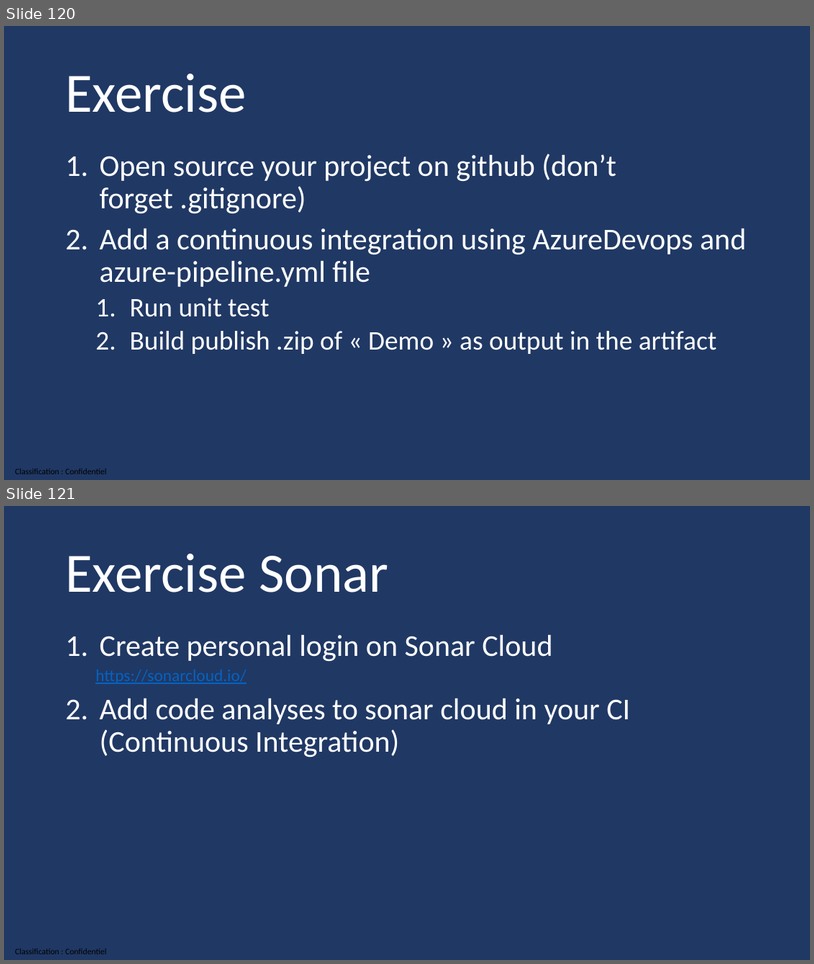
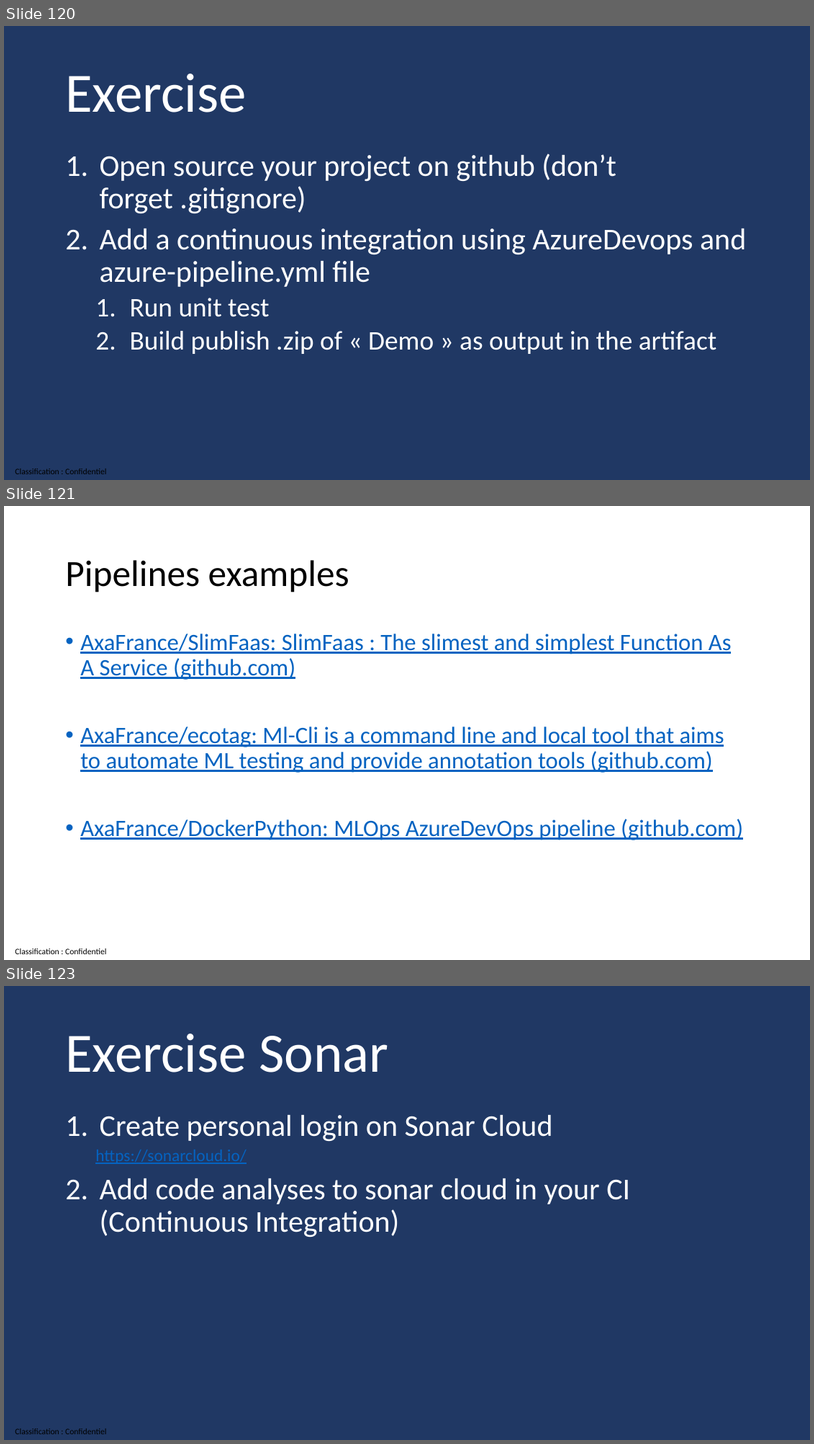
Before and after one commit to guillaume-chervet/course.dotnet, a slide deck: documentations/dotnet8.pptx. Shown one above the other, each under a label of ours: slides 120 and 121 before the commit, slides 120, 121 and 123 after it; the slides between them are not shown. The pictures are 814x964 and 814x1444 pixels, drawn with LibreOffice and Linux fonts; fonts in the diff are those of the drawing. Boxes give left, top, right and bottom in pixels: in the first picture for what was removed or moved away, otherwise in the second. Text is boxed around its words. In the diff, an @@ line names an element or a change of style, - is before the commit and + after.

```diff
--- a/documentations/dotnet8.pptx
+++ b/documentations/dotnet8.pptx
@@ slide 121 added at <box>4,506,810,960</box>, background #FFFFFF; not listed: 1 template element that a slide beside it also shows @@
@@ title added at <box>65,560,350,592</box>, 44 pt, text #000000 @@
+Pipelines examples
@@ text added at <box>80,633,743,840</box>, 28 pt, text #0563C1, underline @@
+• AxaFrance/SlimFaas: SlimFaas : The slimest and simplest Function As A Service (github.com)
+• AxaFrance/ecotag: Ml-Cli is a command line and local tool that aims to automate ML testing and provide annotation tools (github.com)
+• AxaFrance/DockerPython: MLOps AzureDevOps pipeline (github.com)
@@ what was slide 121 is now slide 123 @@
```
Also in this commit, not shown: 12 slides changed.
